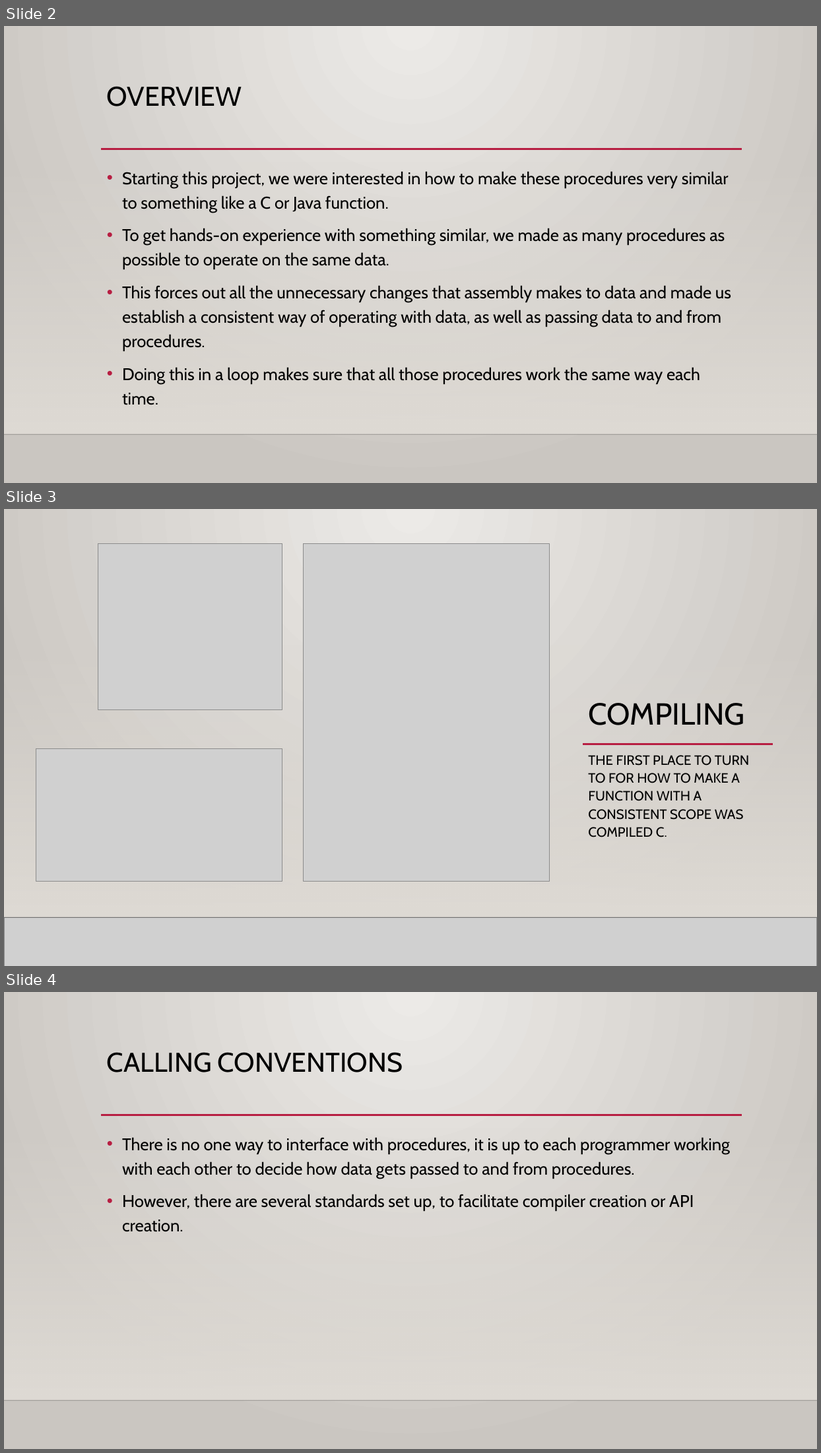
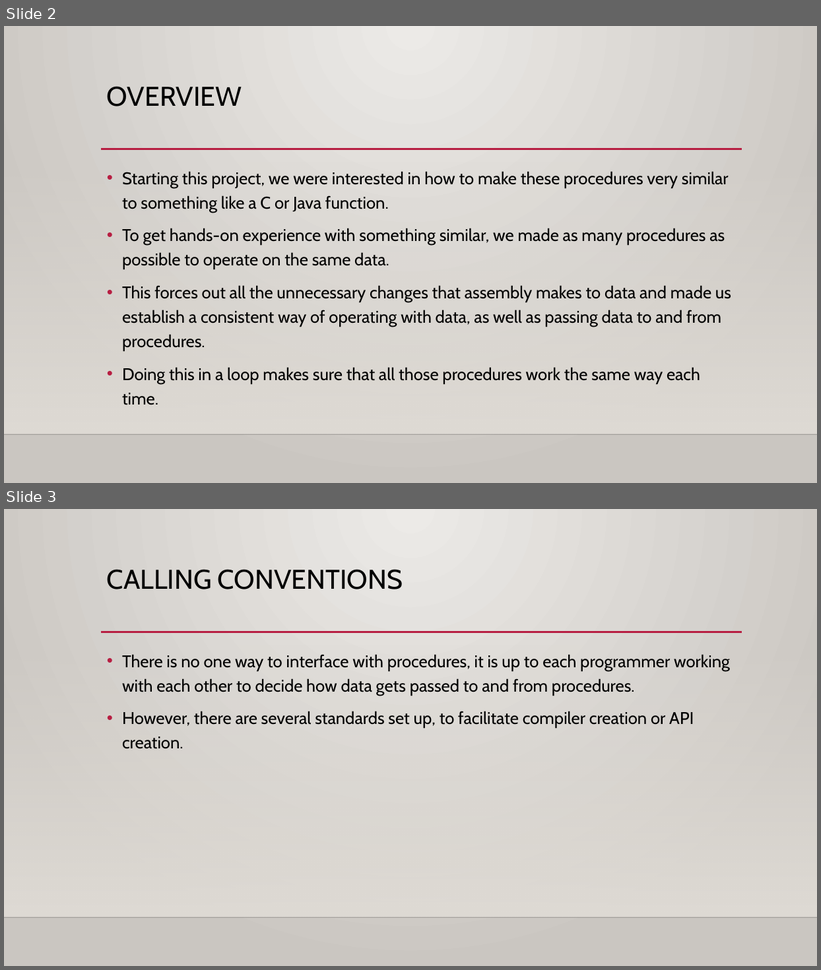
Before and after one commit to jarum3/Final, a slide deck: FinalPresentation.pptx. Shown one above the other, each under a label of ours: slides 2, 3 and 4 before the commit, slides 2 and 3 after it. The pictures are 821x1453 and 821x970 pixels, drawn with LibreOffice and Linux fonts; fonts in the diff are those of the drawing; grey boxes stand for pictures; background and template pictures are left out. Boxes give left, top, right and bottom in pixels: in the first picture for what was removed or moved away, otherwise in the second. Text is boxed around its words. In the diff, an @@ line names an element or a change of style, - is before the commit and + after.

Commit message:
Presentation deletion

```diff
--- a/FinalPresentation.pptx
+++ b/FinalPresentation.pptx
@@ slide 3 removed at (x1=4, y1=509, x2=817, y2=966), background gradient #ECEAE7 to #CAC7C1; not listed: 3 template elements that a slide beside it also shows @@
@@ rectangle removed at (x1=4, y1=509, x2=817, y2=966) @@
@@ picture removed at (x1=98, y1=544, x2=282, y2=710) @@
@@ picture removed at (x1=304, y1=544, x2=550, y2=882) @@
@@ rectangle removed at (x1=4, y1=644, x2=817, y2=918) @@
@@ rectangle removed at (x1=4, y1=644, x2=817, y2=918) @@
@@ title removed at (x1=589, y1=703, x2=745, y2=725) @@
-COMPILING
@@ line removed from (165, 745) to (741, 745) @@
@@ line removed from (583, 745) to (773, 745) @@
@@ picture removed at (x1=36, y1=749, x2=282, y2=882) @@
@@ text removed at (x1=588, y1=755, x2=750, y2=838) @@
-THE FIRST PLACE TO TURN TO FOR HOW TO MAKE A FUNCTION WITH A CONSISTENT SCOPE WAS COMPILED C.
@@ line removed from (4, 918) to (817, 918) @@
@@ picture removed at (x1=4, y1=918, x2=817, y2=966) @@
@@ line removed from (4, 918) to (817, 918) @@
@@ what was slide 4 is now slide 3 @@
```
